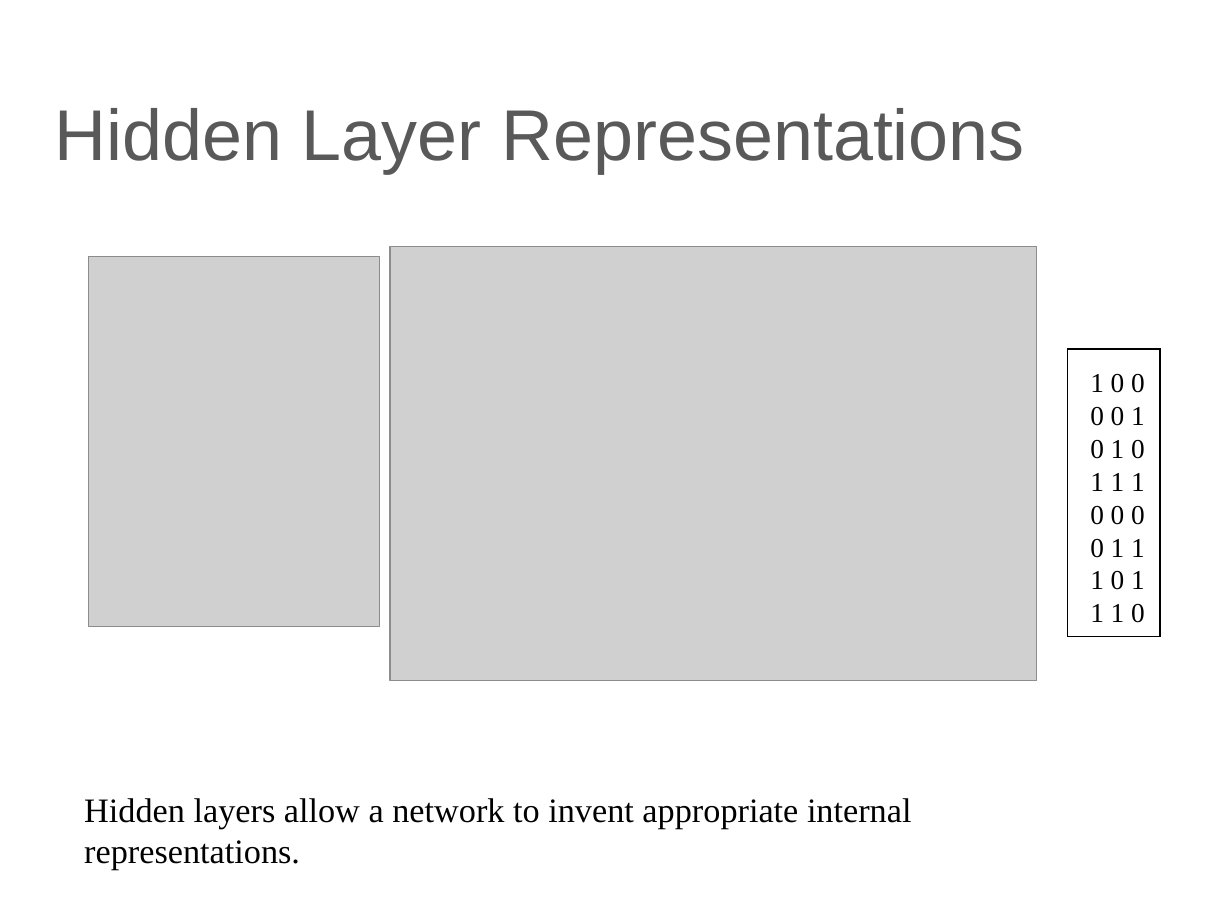
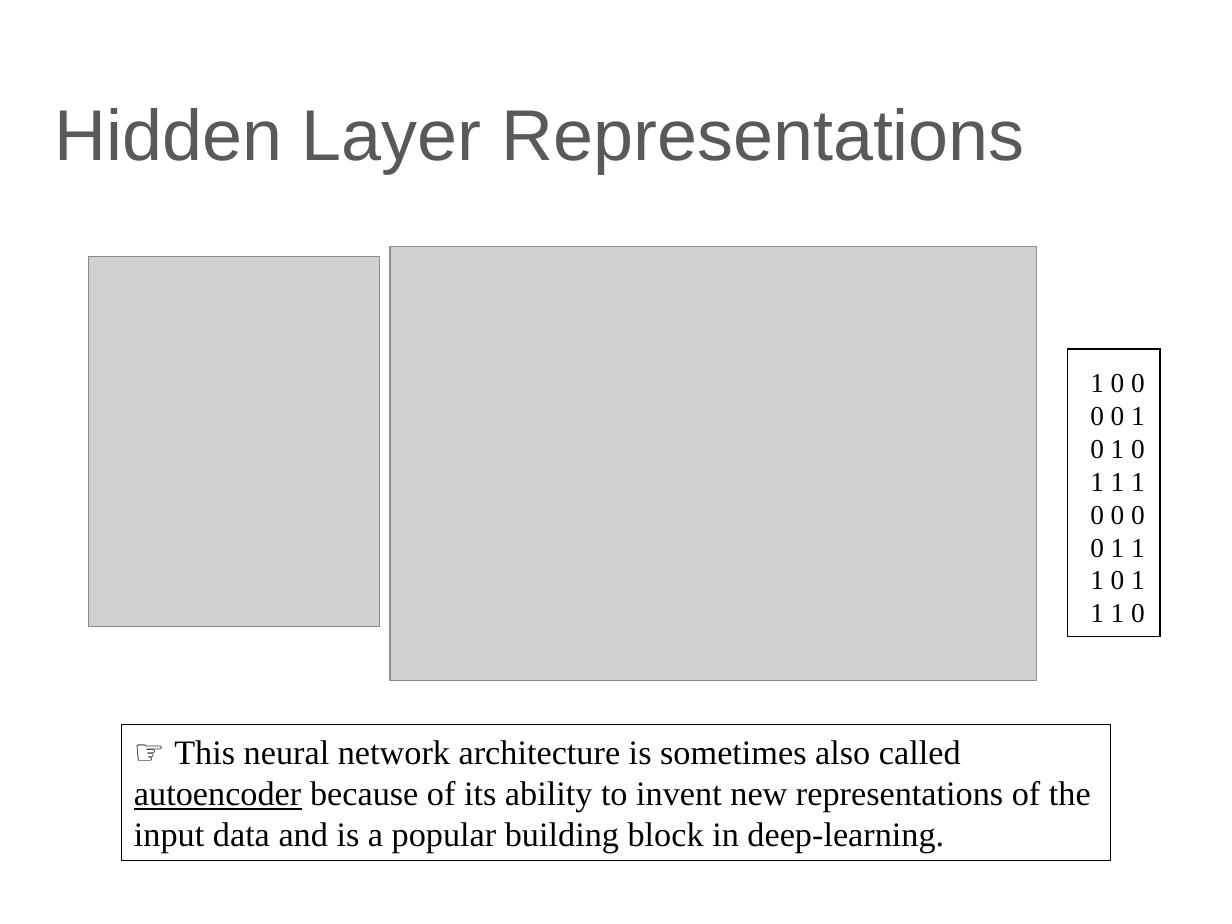
Before and after one commit to lutzhamel/CSC310, a slide deck: slide 17 of notes/14-ANN.pptx. Drawn at 1232x924 pixels with LibreOffice and Linux fonts; fonts in the diff are those of the drawing; grey boxes stand for pictures. Boxes give left, top, right and bottom in pixels: in the first picture for what was removed or moved away, otherwise in the second. Text is boxed around its words. In the diff, an @@ line names an element or a change of style, - is before the commit and + after.

```diff
--- a/notes/14-ANN.pptx
+++ b/notes/14-ANN.pptx
@@ rectangle added at (122, 724, 1110, 861), outline #000000 0.75 pt, 20 pt, text #000000 @@
+☞ This neural network architecture is sometimes also called
+autoencoder because of its ability to invent new representations of the
+input data and is a popular building block in deep-learning.
@@ text removed at (84, 798, 912, 829) @@
-Hidden layers allow a network to invent appropriate internal representations.
```
Also in this commit, not shown: 9 other slides changed, 3 other files.
